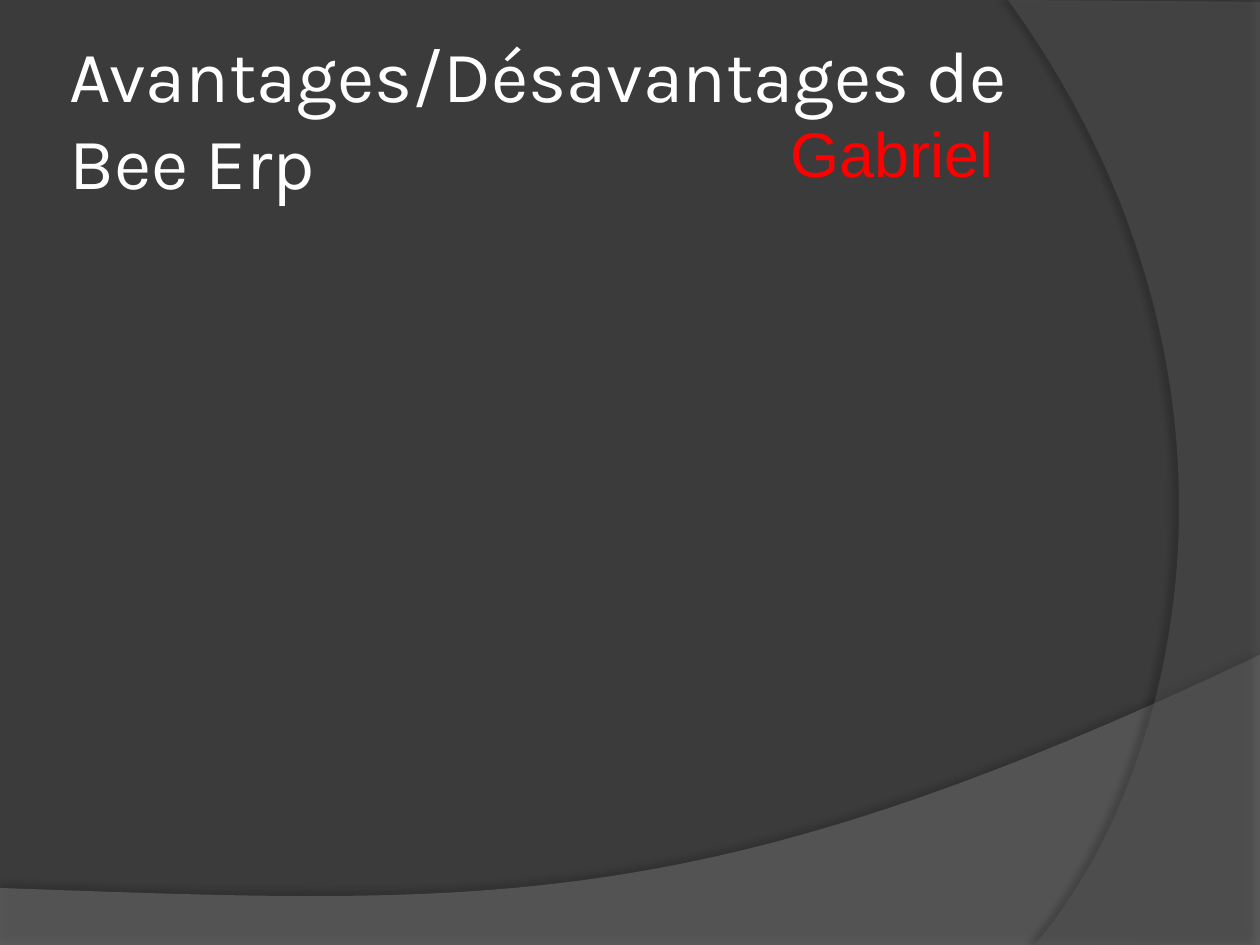
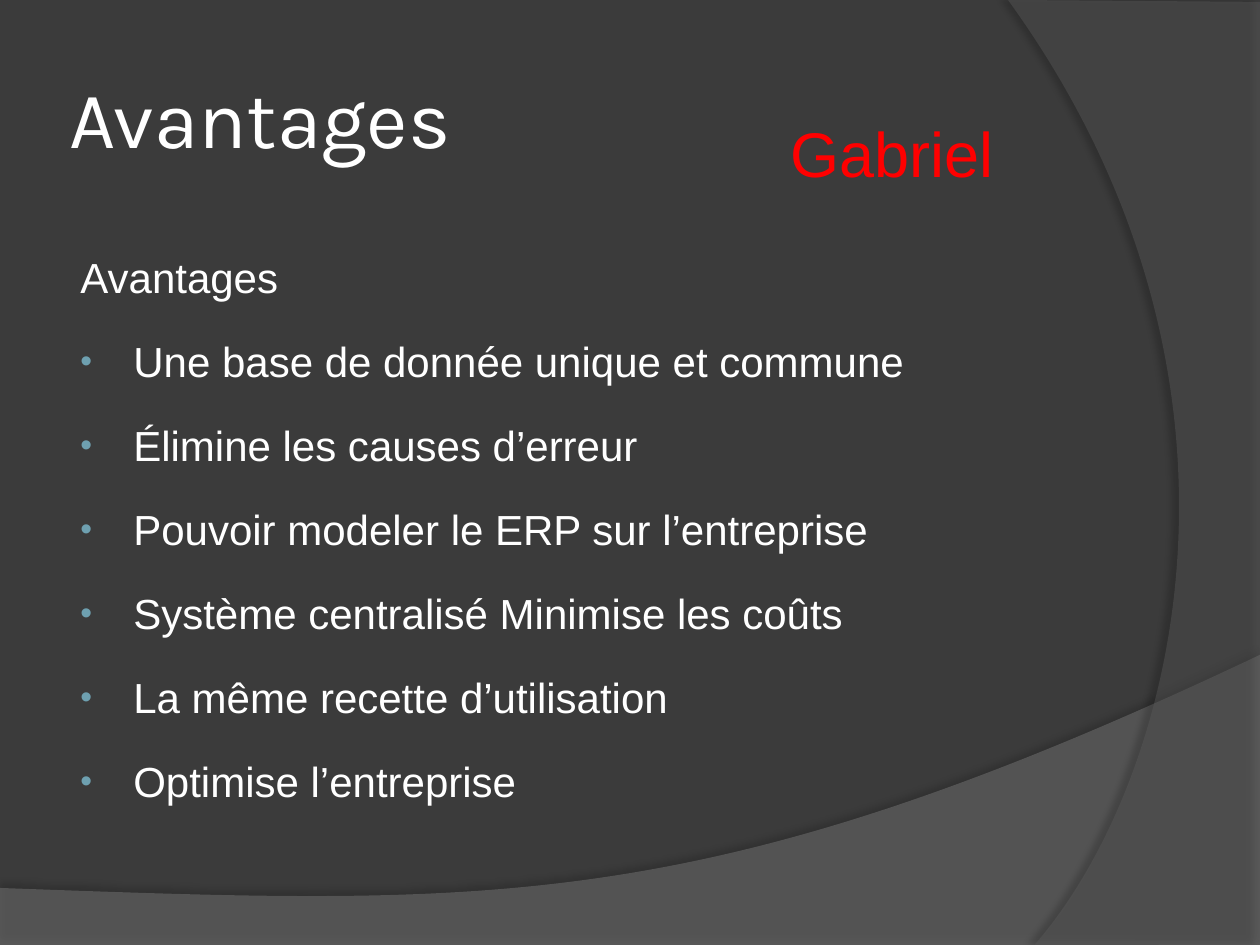
Before and after one commit to udovisdevoh/newtonerp, a slide deck: slide 4 of NewtonERP/Documentation/BeeERP_presentation.pptx. Drawn at 1260x945 pixels with LibreOffice and Linux fonts; fonts in the diff are those of the drawing. Boxes give left, top, right and bottom in pixels: in the first picture for what was removed or moved away, otherwise in the second. Text is boxed around its words. In the diff, an @@ line names an element or a change of style, - is before the commit and + after.

```diff
--- a/NewtonERP/Documentation/BeeERP_presentation.pptx
+++ b/NewtonERP/Documentation/BeeERP_presentation.pptx
@@ title at [69,97,450,168]: text changed; size 41.4 to 46 pt @@
-Avantages/Désavantages de Bee Erp
+Avantages
@@ text added at [80,264,903,806], 24 pt, text #FFFFFF @@
+Avantages
+• Une base de donnée unique et commune
+• Élimine les causes d’erreur
+• Pouvoir modeler le ERP sur l’entreprise
+• Système centralisé Minimise les coûts
+• La même recette d’utilisation
+• Optimise l’entreprise
```
Also in this commit, not shown: 8 other slides changed.
